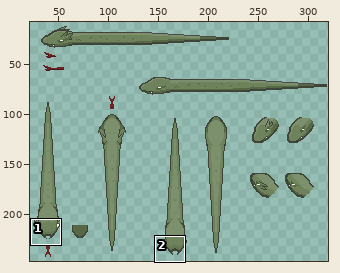
File history of a pixel-art file, Assets/Sprite/Snake/BossSprite.aseprite. The first picture is a wide view before the edit; the outline marks the close-up.
Close-up. The starting point:
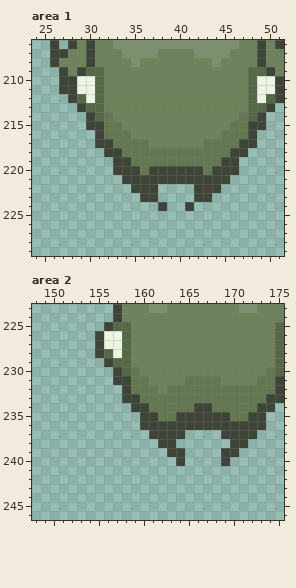
320x320 pixels, 1 frame. Colours within 5 levels of each other are drawn and written as one. Shown: area 1: x 24..51, y 206..229; area 2: x 148..175, y 223..246. The wide view leaves out empty margins.
New version:
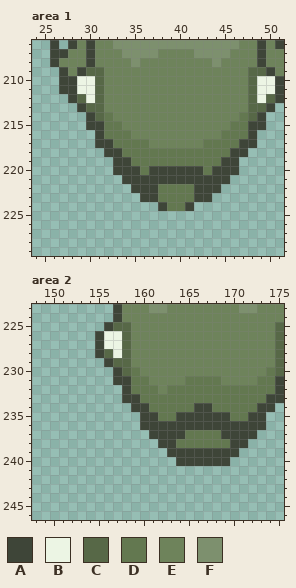
Palette (. is transparent): A #3e4538  B #ecf5e4  C #576847  D #637850  E #6e835b  F #7d906e
What changed:
Area 1, layer "图层 2":
There is now colour D in rows 222 to 223 at x 38 to 41; in row 224 at x 39 to 40.
Area 2, layer "图层 2":
There is now colour A in rows 239 to 240 at x 165 to 168.
There is now colour D in row 237 at x 165 to 168; in row 238 at x 164 to 169.
Pixel boxes of the changes (left, top, right, bottom) in both close-ups:
added: (158, 184, 194, 211)
added: (176, 430, 230, 466)
